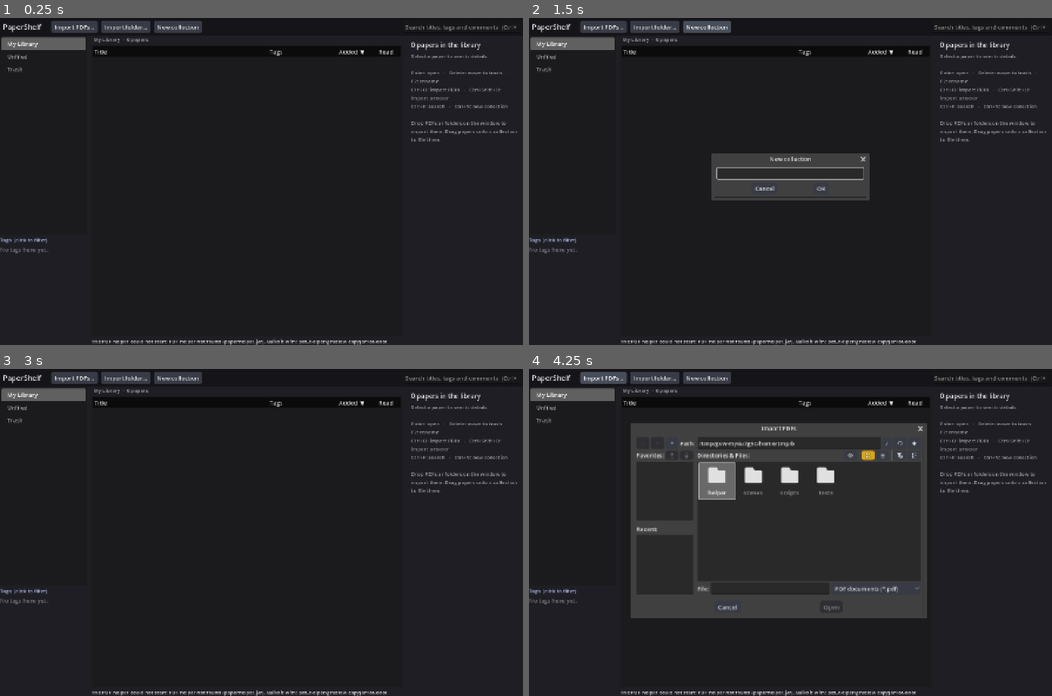
Above: before the commit, frames 1-4 (two rows, left to right).
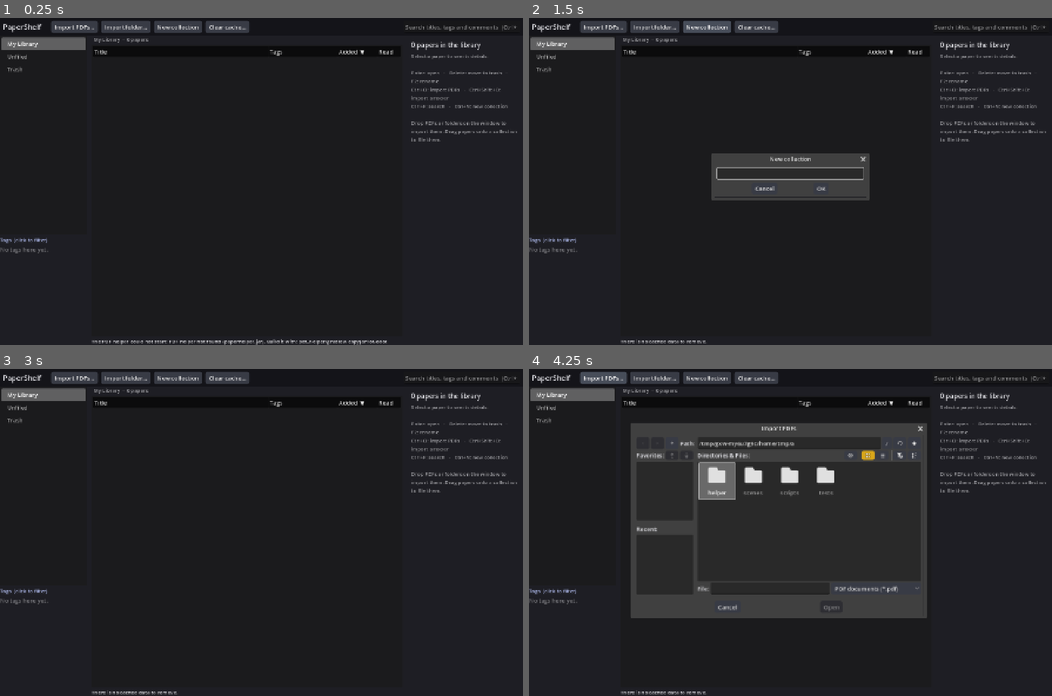
Above: after the commit, the same moments.

Repository: manh-td/PaperShelf
Game: Godot game, scene res://scenes/main.tscn
The game is run twice, just before and just after one commit, with the same random seed, the same clock (stepped at 60 frames per second) and the same inputs.
Inputs (mouse positions are in pixels of both pictures, inside the frame that each line leads up to):
- Up to frame 1 (0.25 s): no input
- Up to frame 2 (1.5 s): click (753, 27) at 0.5 s, where only the run after the commit has a clickable "Clear cache…"; click "New collection" at 1.25 s
- Up to frame 3 (3 s): click "New collection" at 2 s; click "OK" at 2.75 s
- Up to frame 4 (4.25 s): click "Import PDFs…" at 3.5 s

The runs differ from the first frame. In frame 1, 0.3% of the frame differs, in the area x 39-48%, y 1-5%; in frame 2, 0.7%; in frame 3, 0.7%; in frame 4, 0.7%, in the area x 19-74%, y 1-100%.

Commit message:
Add Clear cache to the library
"Clear cache…" in the library toolbar removes the cached page analysis
(cache/) and leftover page images (tmp/), after showing how much there is
and asking. Right-click papers > "Clear cached analysis" clears just those
papers. Papers, comments, reviews, tags and reading positions are kept;
a paper is analyzed again the next time it is opened.

Tests: library_test (per paper, all, leftovers, nothing else touched);
library_shots clears the cache and reopens a paper.

Co-Authored-By: Claude Opus 5.5 <noreply@anthropic.com>

Diff:
--- a/app/scripts/library.gd
+++ b/app/scripts/library.gd
@@ -309,6 +309,60 @@
 	delete_permanently(papers.filter(func(p): return p["trashed"]).map(func(p): return p["id"]))
 
 
+# ------------------------------------------------------------------ cache
+#
+# Cached data is only a speed-up: the page analysis of each paper (cache/<file>_<size>_v<N>.json,
+# made again when the paper is next opened) and leftover page images (tmp/). Clearing it
+# never touches papers, comments, reviews, tags or reading positions.
+
+func _cache_files(ids: Array = []) -> PackedStringArray:
+	var out := PackedStringArray()
+	var cache := _root.path_join("cache")
+	if DirAccess.dir_exists_absolute(cache):
+		var prefixes: Array = []
+		for id in ids:
+			var p := paper(id)
+			if not p.is_empty():
+				prefixes.append(String(p["file"]).get_file() + "_")
+		for f in DirAccess.get_files_at(cache):
+			if ids.is_empty() or prefixes.any(func(px): return f.begins_with(px)):
+				out.append(cache.path_join(f))
+	var tmp := _root.path_join("tmp")
+	if ids.is_empty() and DirAccess.dir_exists_absolute(tmp):
+		for f in DirAccess.get_files_at(tmp):
+			out.append(tmp.path_join(f))
+	return out
+
+
+## {"files": count, "bytes": total size} of the cached data (of `ids` only, if given).
+func cache_info(ids: Array = []) -> Dictionary:
+	var total := 0
+	var files := _cache_files(ids)
+	for f in files:
+		total += FileAccess.get_size(f)
+	return {"files": files.size(), "bytes": total}
+
+
+## Removes the cached data (of `ids` only, if given). Returns {"files", "bytes"} removed.
+func clear_cache(ids: Array = []) -> Dictionary:
+	var removed := 0
+	var bytes := 0
+	for f in _cache_files(ids):
+		var size := FileAccess.get_size(f)
+		if DirAccess.remove_absolute(f) == OK:
+			removed += 1
+			bytes += size
+	return {"files": removed, "bytes": bytes}
+
+
+static func size_text(bytes: int) -> String:
+	if bytes < 1024:
+		return "%d bytes" % bytes
+	if bytes < 1024 * 1024:
+		return "%d KB" % int(ceil(bytes / 1024.0))
+	return "%.1f MB" % (bytes / 1048576.0)
+
+
 # ------------------------------------------------------------------ tags
 
 static func clean_tag(tag: String) -> String:
--- a/app/scripts/library_view.gd
+++ b/app/scripts/library_view.gd
@@ -806,6 +806,7 @@
 		_paper_menu.add_item("Open", 0)
 		_paper_menu.set_item_disabled(_paper_menu.get_item_index(0), ids.size() != 1)
 		_paper_menu.add_item("Show file in folder", 1)
+		_paper_menu.add_item("Clear cached analysis", 5)
 		_paper_menu.add_separator()
 		_menu_collections = _flat_collections()
 		for i in _menu_collections.size():
@@ -834,6 +835,10 @@
 			Library.remove_from_collection(ids, _view.substr(2))
 		4:
 			Library.trash(ids)
+		5:
+			var r := Library.clear_cache(ids)
+			set_busy("Removed the cached analysis of %d paper%s (%s). %s analyzed again when opened." % [
+				ids.size(), "" if ids.size() == 1 else "s", Library.size_text(int(r["bytes"])), "It is" if ids.size() == 1 else "They are"])
 		10:
 			Library.restore(ids)
 		11:
@@ -923,7 +928,7 @@
 	tools.add_child(app)
 	tools.add_child(_spacer_h(12))
 	for spec in [["Import PDFs…", "Ctrl+O", import_files_dialog], ["Import folder…", "Ctrl+Shift+O", import_folder_dialog],
-			["New collection", "Ctrl+N", new_collection]]:
+			["New collection", "Ctrl+N", new_collection], ["Clear cache…", "Remove cached page analysis (papers, comments and reviews are kept)", ask_clear_cache]]:
 		var b := _button(spec[0], spec[2])
 		b.tooltip_text = spec[1]
 		b.focus_mode = Control.FOCUS_NONE
@@ -1132,3 +1137,18 @@
 	var s := Control.new()
 	s.custom_minimum_size.x = w
 	return s
+
+
+# ------------------------------------------------------------------ cache
+
+## Asks before removing all cached data (page analysis and leftover page images).
+func ask_clear_cache() -> void:
+	var info := Library.cache_info()
+	if int(info["files"]) == 0:
+		set_busy("There is no cached data to remove.")
+		return
+	_ask("Remove the cached data (%d file%s, %s)?\n\nYour papers, comments, reviews, tags and reading positions are kept. Each paper's page layout is analyzed again the next time you open it." % [
+		int(info["files"]), "" if int(info["files"]) == 1 else "s", Library.size_text(int(info["bytes"]))],
+		"Remove", func():
+			var r := Library.clear_cache()
+			set_busy("Removed %d cached file%s (%s)." % [int(r["files"]), "" if int(r["files"]) == 1 else "s", Library.size_text(int(r["bytes"]))]))
--- a/app/tests/library_shots.gd
+++ b/app/tests/library_shots.gd
@@ -131,6 +131,31 @@
 	await _wait(0.3)
 	await _shot("back_in_library")
 
+	# Clear cache: the paper just read has a cached analysis. The button asks first, removes it,
+	# and the paper still opens afterwards (analyzed again).
+	var opened_id: String = main._reader.doc_id
+	var had: int = int(Library.cache_info()["files"])
+	lib_view.ask_clear_cache()
+	await _wait(0.2)
+	var asked: bool = lib_view._confirm.visible and lib_view._confirm.dialog_text.begins_with("Remove the cached data")
+	print(("ok    " if asked else "FAIL  ") + "Clear cache asks first (%d cached files)" % had)
+	lib_view._confirm.hide()
+	if asked:
+		lib_view._confirm_action.call()
+	var cleared: bool = had > 0 and int(Library.cache_info()["files"]) == 0
+	print(("ok    " if cleared else "FAIL  ") + "cache cleared; status: " + lib_view._status.text)
+	main.open_paper(opened_id)
+	var t1 := Time.get_ticks_msec()
+	while not main._reader.visible and Time.get_ticks_msec() - t1 < 20000:
+		await process_frame
+	var reopened: bool = main._reader.visible and int(Library.cache_info([opened_id])["files"]) == 1
+	print(("ok    " if reopened else "FAIL  ") + "the paper opens again and is re-analyzed after clearing")
+	await _key(KEY_ESCAPE)
+	await _wait(0.3)
+	if not (asked and cleared and reopened):
+		quit(1)
+		return
+
 	_select_rows([1])
 	await _key(KEY_DELETE)
 	print("after delete: view=", lib_view._view, " trash=", Library.count("trash"))
--- a/app/tests/library_test.gd
+++ b/app/tests/library_test.gd
@@ -90,6 +90,23 @@
 	check(lib.collection(related).is_empty(), "deleting a collection deletes its subcollections")
 	check(lib.query("all").size() == 2, "papers stay after deleting a collection")
 
+	# Cached data: per paper, everything (incl. leftovers of deleted papers and tmp images).
+	DirAccess.make_dir_recursive_absolute(dir.path_join("cache"))
+	DirAccess.make_dir_recursive_absolute(dir.path_join("tmp"))
+	var cache_files := [String(p1["file"]).get_file() + "_100_v18.json", String(p2["file"]).get_file() + "_200_v18.json",
+		"p999.pdf_5_v18.json"]
+	for f in cache_files:
+		FileAccess.open(dir.path_join("cache").path_join(f), FileAccess.WRITE).store_string("{}")
+	FileAccess.open(dir.path_join("tmp/render_1.rgba"), FileAccess.WRITE).store_string("xx")
+	check(int(lib.cache_info()["files"]) == 4, "cache_info counts analysis files and tmp images")
+	check(int(lib.cache_info([p1["id"]])["files"]) == 1, "cache_info for one paper counts only its file")
+	lib.save_comment(p1["id"], {"kind": "text", "s": 0, "e": 0, "quote": "x", "text": "keep me", "subs": []})
+	var c_before: int = lib.comments(p1["id"]).size()
+	check(int(lib.clear_cache([p1["id"]])["files"]) == 1 and int(lib.cache_info()["files"]) == 3, "clearing one paper's cache leaves the others")
+	check(int(lib.clear_cache()["files"]) == 3 and int(lib.cache_info()["files"]) == 0, "clearing everything removes the rest (incl. leftovers)")
+	check(FileAccess.file_exists(lib.paper_path(p1)) and lib.papers.size() == 2 and lib.comments(p1["id"]).size() == c_before,
+		"papers and comments are kept")
+
 	# Reload from disk.
 	lib.load_from(dir)
 	check(lib.papers.size() == 2 and lib.collections.size() == 1, "reload from library.json")
Not shown, changed: CLAUDE.md
